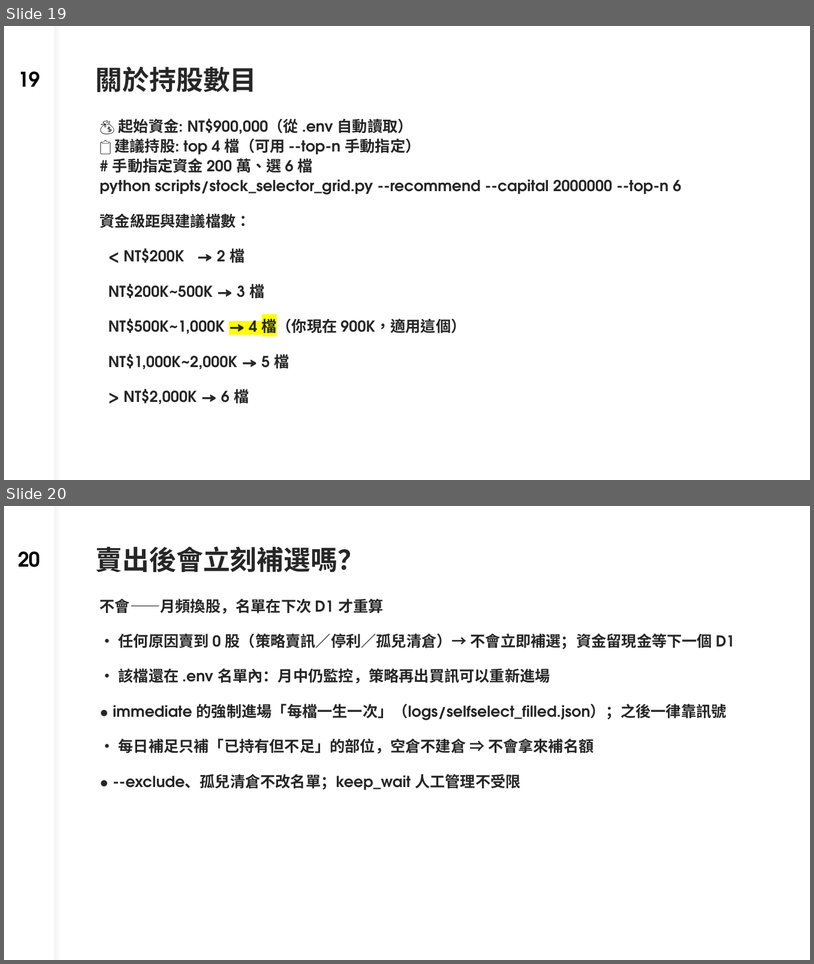
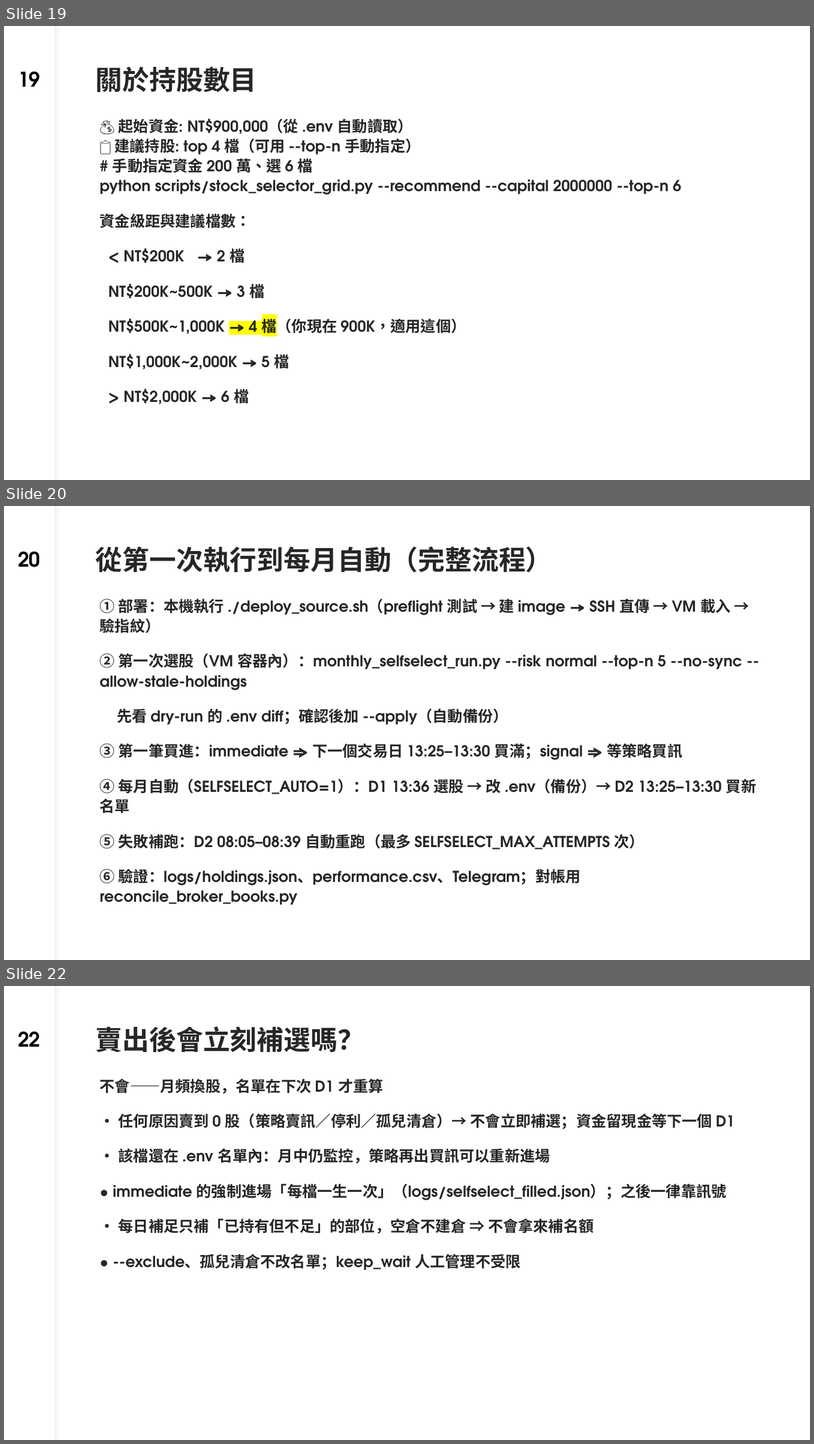
Before and after one commit to dinchentech/tw-selfselect, a slide deck: plans/ppt/TW-SELFSELECT台股買賣自動化系統-W6-講稿版.pptx. Shown one above the other, each under a label of ours: slides 19 and 20 before the commit, slides 19, 20 and 22 after it; the slides between them are not shown. The pictures are 814x964 and 814x1444 pixels, drawn with LibreOffice and Linux fonts; fonts in the diff are those of the drawing. Boxes give left, top, right and bottom in pixels: in the first picture for what was removed or moved away, otherwise in the second. Text is boxed around its words. In the diff, an @@ line names an element or a change of style, - is before the commit and + after.

Commit message:
補充「第一次執行→每月自動→買進賣出」完整說明（使用手冊＋W6 兩頁）
使用手冊：
- 新增 §3-0 第一次執行（部署 → 容器內首次選股 --no-sync/--allow-stale-holdings → 驗證）
- 新增 §5-1 買進（immediate/signal、價格口徑、max_entry_price 只對 keep_wait、會被擋的閘門）
- 新增 §5-2 賣出（策略賣訊/孤兒清倉/人工、賣到 0 股釋放 auto、名額不即時補、keep_wait 人工管理）

PPT（W6，新增 20、21 頁）：
- 「從第一次執行到每月自動（完整流程）」：部署→首次選股→第一筆買進→每月自動→失敗補跑→驗證
- 「一檔股票的生命週期：買進→持有→賣出→汰換」
- W6 21→23 頁；README 頁數同步

```diff
--- a/plans/ppt/TW-SELFSELECT台股買賣自動化系統-W6-講稿版.pptx
+++ b/plans/ppt/TW-SELFSELECT台股買賣自動化系統-W6-講稿版.pptx
@@ slide 20 added at box(4, 506, 810, 960), background #FFFFFF; not listed: 1 template element that a slide beside it also shows @@
@@ page number added at box(18, 551, 41, 567), 24 pt, text #000000, bold @@
+20
@@ title added at box(96, 546, 553, 573), 32 pt, text #262626, bold @@
+從第一次執行到每月自動（完整流程）
@@ text added at box(100, 596, 756, 904), 18 pt, text #262626, bold @@
+① 部署：本機執行 ./deploy_source.sh（preflight 測試 → 建 image → SSH 直傳 → VM 載入 → 驗指紋）
+② 第一次選股（VM 容器內）：monthly_selfselect_run.py --risk normal --top-n 5 --no-sync --allow-stale-holdings
+先看 dry-run 的 .env diff；確認後加 --apply（自動備份）
+③ 第一筆買進：immediate ⇒ 下一個交易日 13:25–13:30 買滿；signal ⇒ 等策略買訊
+④ 每月自動（SELFSELECT_AUTO=1）：D1 13:36 選股 → 改 .env（備份）→ D2 13:25–13:30 買新名單
+⑤ 失敗補跑：D2 08:05–08:39 自動重跑（最多 SELFSELECT_MAX_ATTEMPTS 次）
+⑥ 驗證：logs/holdings.json、performance.csv、Telegram；對帳用 reconcile_broker_books.py
@@ what was slide 20 is now slide 22 @@
@@ page number at box(18, 1031, 41, 1047): text changed @@
-20
+22
```
Also in this commit, not shown: 1 other slide added, 2 other files.
